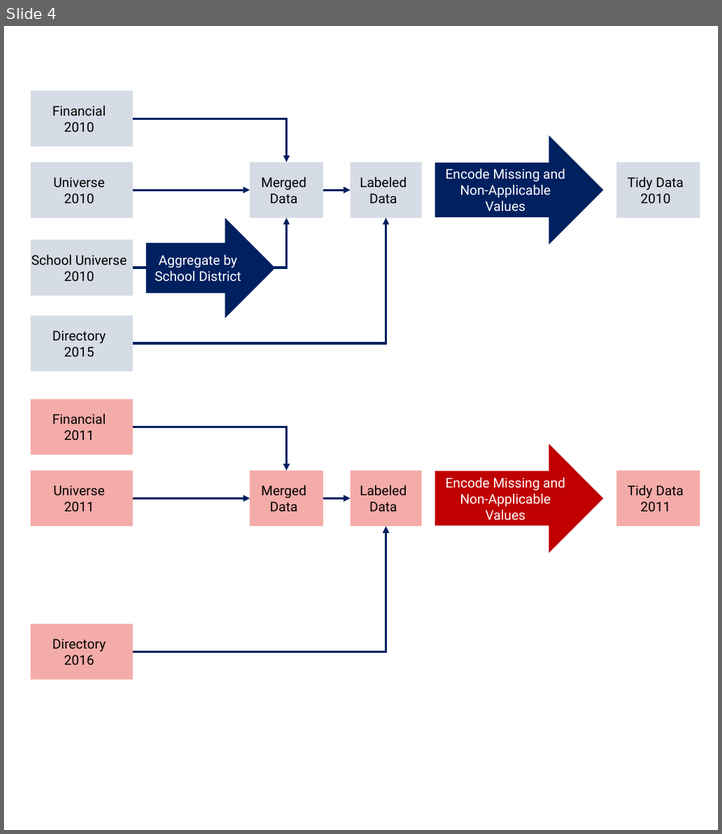
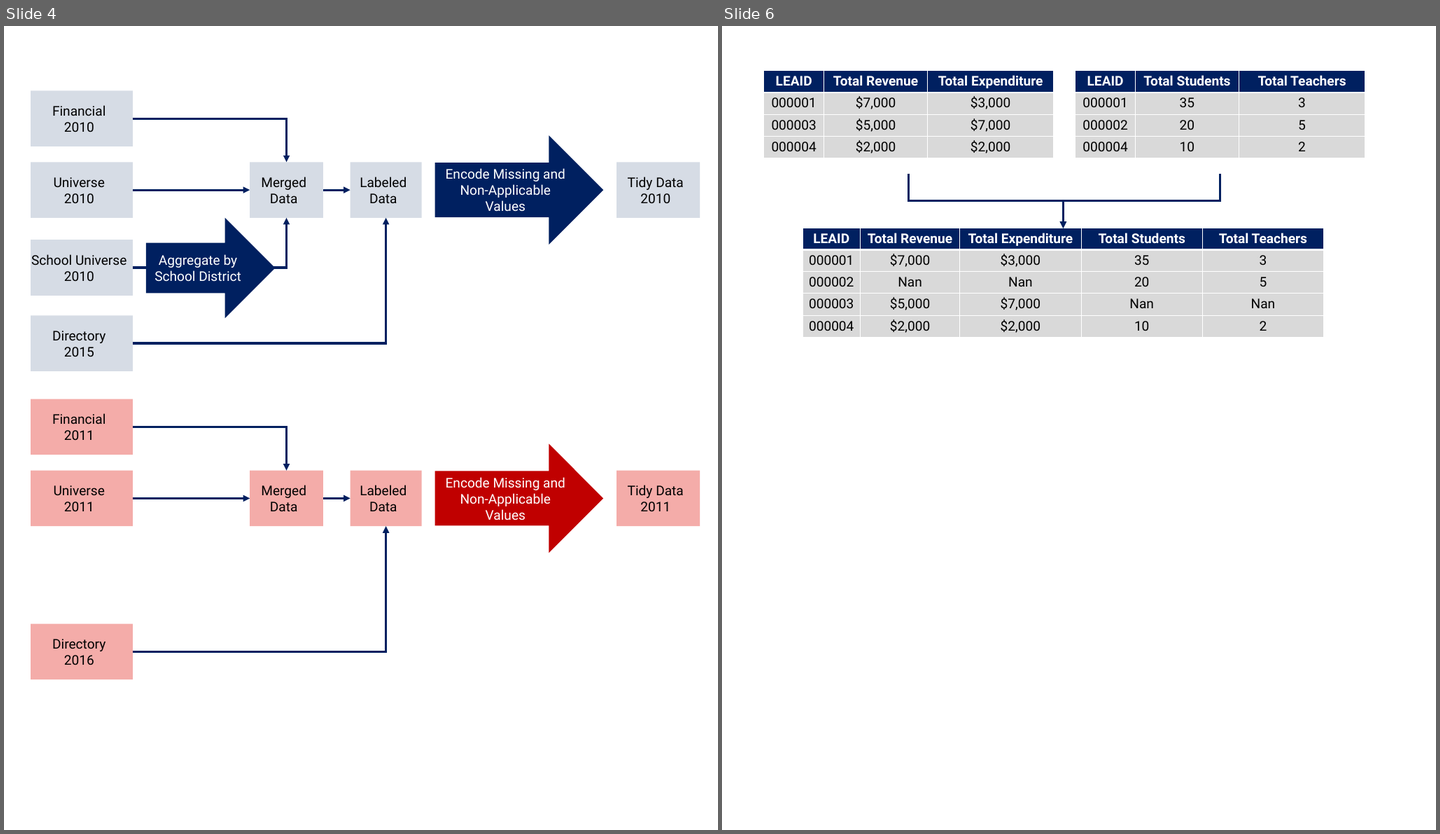
Before and after one commit to albemlee/schooldistrictclassification, a slide deck: notebooks/images/images.pptx. Shown side by side, each under a label of ours: slide 4 before the commit, slides 4 and 6 after it; the slides between them are not shown. The pictures are 722x834 and 1440x834 pixels, drawn with LibreOffice and Linux fonts; fonts in the diff are those of the drawing. Boxes give left, top, right and bottom in pixels: in the first picture for what was removed or moved away, otherwise in the second. Text is boxed around its words. In the diff, an @@ line names an element or a change of style, - is before the commit and + after.

```diff
--- a/notebooks/images/images.pptx
+++ b/notebooks/images/images.pptx
@@ slide 6 added at (722,26,1436,830), background #FFFFFF @@
@@ table added at (764,71,1054,174), 4 rows, 3 columns @@
+LEAID | Total Revenue | Total Expenditure
+000001 | $7,000 | $3,000
+000003 | $5,000 | $7,000
+000004 | $2,000 | $2,000
@@ table added at (1076,71,1365,174), 4 rows, 3 columns @@
+LEAID | Total Students | Total Teachers
+000001 | 35 | 3
+000002 | 20 | 5
+000004 | 10 | 2
@@ elbow arrow added from (909, 173) to (1063, 228), #002060 3 pt @@
@@ elbow arrow added from (1220, 173) to (1063, 228), #002060 3 pt @@
@@ table added at (802,228,1325,352), 5 rows, 5 columns @@
+LEAID | Total Revenue | Total Expenditure | Total Students | Total Teachers
+000001 | $7,000 | $3,000 | 35 | 3
+000002 | Nan | Nan | 20 | 5
+000003 | $5,000 | $7,000 | Nan | Nan
+000004 | $2,000 | $2,000 | 10 | 2
```
Also in this commit, not shown: 2 other slides added, 8 other files.
